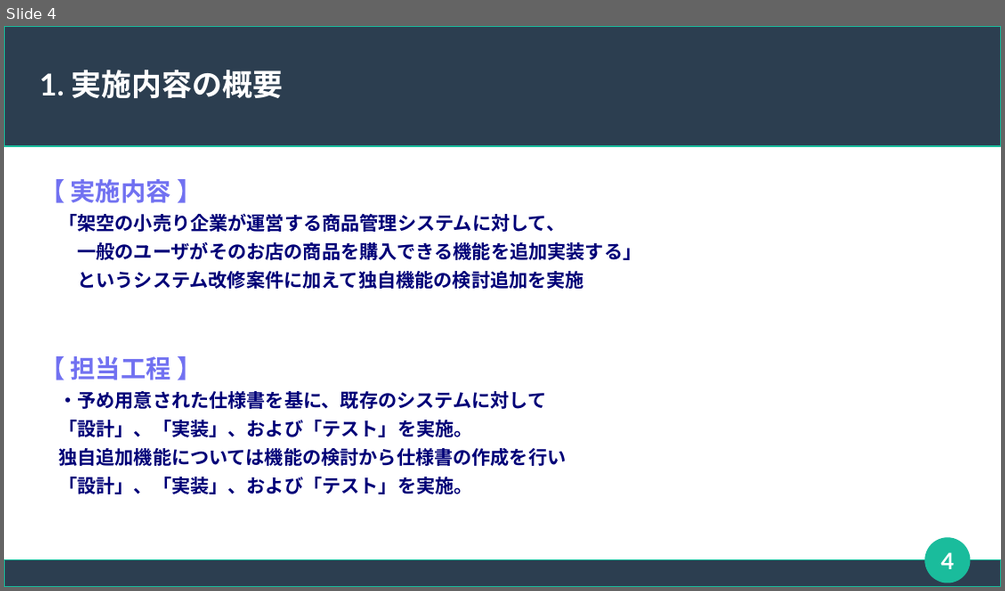
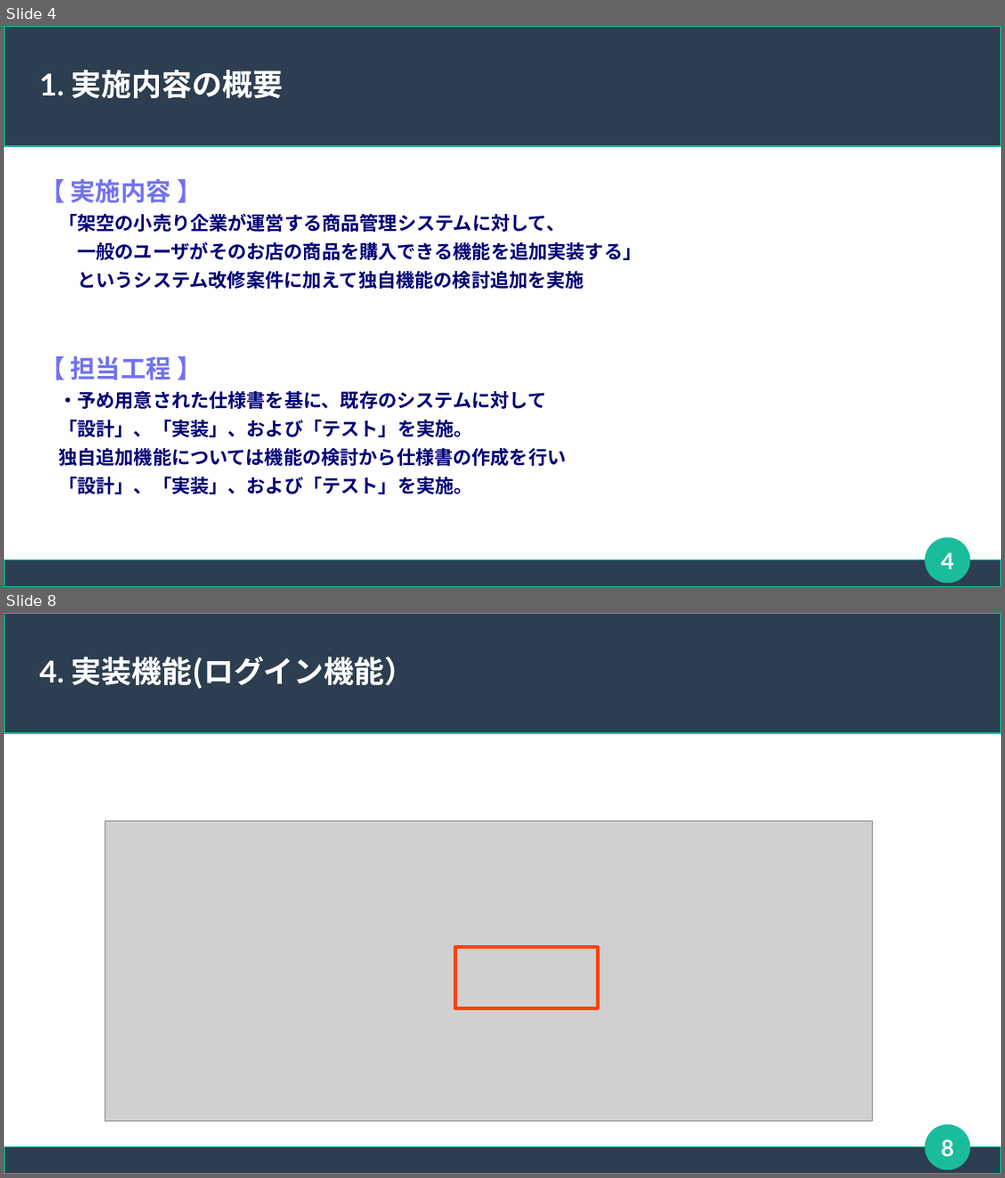
Before and after one commit to connk95/Shared-Shop, a slide deck: TeamUzawa_Sharing_ProjectFile/発表用スライド_チーム鵜澤.odp. Shown one above the other, each under a label of ours: slide 4 before the commit, slides 4 and 8 after it; the slides between them are not shown. The pictures are 1005x591 and 1005x1178 pixels, drawn with LibreOffice and Linux fonts; fonts in the diff are those of the drawing; grey boxes stand for pictures. Boxes give left, top, right and bottom in pixels: in the first picture for what was removed or moved away, otherwise in the second. Text is boxed around its words. In the diff, an @@ line names an element or a change of style, - is before the commit and + after.

```diff
--- a/TeamUzawa_Sharing_ProjectFile/発表用スライド_チーム鵜澤.odp
+++ b/TeamUzawa_Sharing_ProjectFile/発表用スライド_チーム鵜澤.odp
@@ slide 8 added at box(4, 613, 1001, 1174), background #FFFFFF; not listed: 3 template elements that a slide beside it also shows @@
@@ title added at box(40, 657, 414, 689), 24 pt, text #FFFFFF, bold @@
+4. 実装機能(ログイン機能）
@@ picture added at box(105, 821, 873, 1120) @@
@@ rectangle added at box(455, 948, 599, 1008), outline #FF420E 2.83 pt @@
@@ page number added at box(941, 1139, 955, 1156), 18 pt, text #FFFFFF, bold @@
+8
```
Also in this commit, not shown: 14 slides changed, 6 other slides added, 3 other files.
